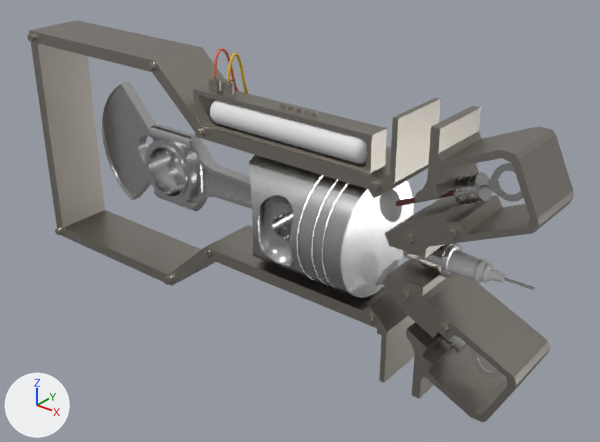
The Blender file Assets/Models/Raw/MomentumBar/MomentumBar.blend: old version first, new version second.
Before and after are seen from a 50 mm lens placed at (9.66, -11.22, 6.71), pointed at (0.44, 0.31, -0.44). Arrows for +X, +Y and +Z are at lower left; the lights stay in place.

The older version as bpy lines, for what is in view:
```python
ob_pistonhead = bpy.data.objects.new('PistonHead', me_cylinder_013)
ob_pistonhead.location = (0.511, 0.0, 0.0)
ob_pistonhead.rotation_euler = (0.0, 1.571, 0.0)  # degrees (0, 90, 0)
ob_pistonhead.scale = (1.16, 1.16, 1.27)
ob_pistonlever = bpy.data.objects.new('PistonLever', me_cube_005)
ob_pistonlever.location = (0.51, 0.0, 0.0)
ob_pistonlever.scale = (1.0, 0.487, 1.0)
ob_valvebottom = bpy.data.objects.new('ValveBottom', me_cylinder_016)
ob_valvebottom.location = (3.68, 0.0, 0.0)
ob_valvetop = bpy.data.objects.new('ValveTop', me_cylinder_014)
ob_valvetop.location = (3.68, 0.0, 0.0)
ob_valvetops = bpy.data.objects.new('ValveTops', me_cylinder_012)
ob_valvetops.location = (3.68, 0.0, 0.0)
# also in view: 'SparkPlug' at (4.22, 0.0, 0.0); 'CenterGear' at (-3.78, 0.4, 0.0); 'OilBar' at (0.59, -0.4, 1.87); 'Chamber' at (-0.41, 0.0, 0.0); 'Bolts' at (-1.01, -0.66, 0.0)
```
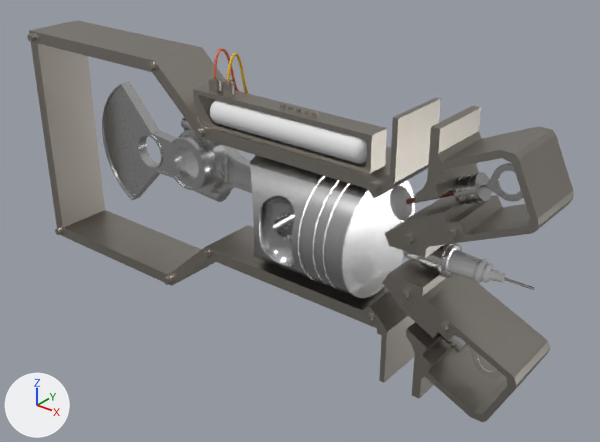
Edits to the bpy script that builds the scene:
```text
Change me_cylinder_016:
    where me_cylinder_016.from_pydata(...)  # 416 vertices, 385 faces; spans x -1.113..0.355, y -0.304..0.304, z -1.34..-0.398
    used by ob_valvebottom; location = (3.68, 0.0, 0.0)
    me_cylinder_016 part 1: the whole mesh is moved by (0.835, 0.0, 0.741)
Change me_cylinder_014:
    where me_cylinder_014.from_pydata(...)  # 416 vertices, 385 faces; spans x -1.113..0.355, y -0.304..0.304, z 0.398..1.34
    used by ob_valvetop; location = (3.68, 0.0, 0.0)
    me_cylinder_014 part 2: the whole mesh is moved by (0.835, 0.0, -0.741)
Change ob_pistonhead:
    add ob_pistonhead.parent = ob_leverendtrack
    add ob_pistonhead.matrix_parent_inverse = Matrix(((1.0, 0.0, 0.0, -1.016), (0.0, 1.0, 0.0, 0.0), (0.0, 0.0, 1.0, 0.0), (0.0, 0.0, 0.0, 1.0)))
Change ob_pistonlever:
    ob_pistonlever.location: (0.51, 0.0, 0.0) -> (0.54, 0.45, 0.0)
    ob_pistonlever.rotation_euler: (0.0, 0.0, 0.0) -> (3.084, -0.0062, -0.107)  # degrees (0, 0, 0) -> degrees (177, -0.4, -6.1)
Change ob_valvebottom:
    ob_valvebottom.location: (3.68, 0.0, 0.0) -> (3.02, 0.0, -0.83)
Change ob_valvetop:
    ob_valvetop.location: (3.68, 0.0, 0.0) -> (3.05, 0.0, 0.84)
Add ob_leverendtrack:
    ob_leverendtrack = bpy.data.objects.new('LeverEndTrack', None)
    ob_leverendtrack.location = (1.04, 0.0, 0.0)
```

Changed parts and their boxes (x1, y1, x2, y2) in the pictures (600 x 442 px):
'PistonHead', moved: before (249, 155, 414, 298); after (250, 155, 415, 298)
'PistonLever', moved, turned: before (145, 124, 252, 211); after (178, 117, 252, 202)
'ValveTop', moved: before (379, 189, 454, 222); after (390, 185, 454, 220)
'ValveBottom', moved: before (376, 260, 399, 286); after (384, 287, 389, 293)
